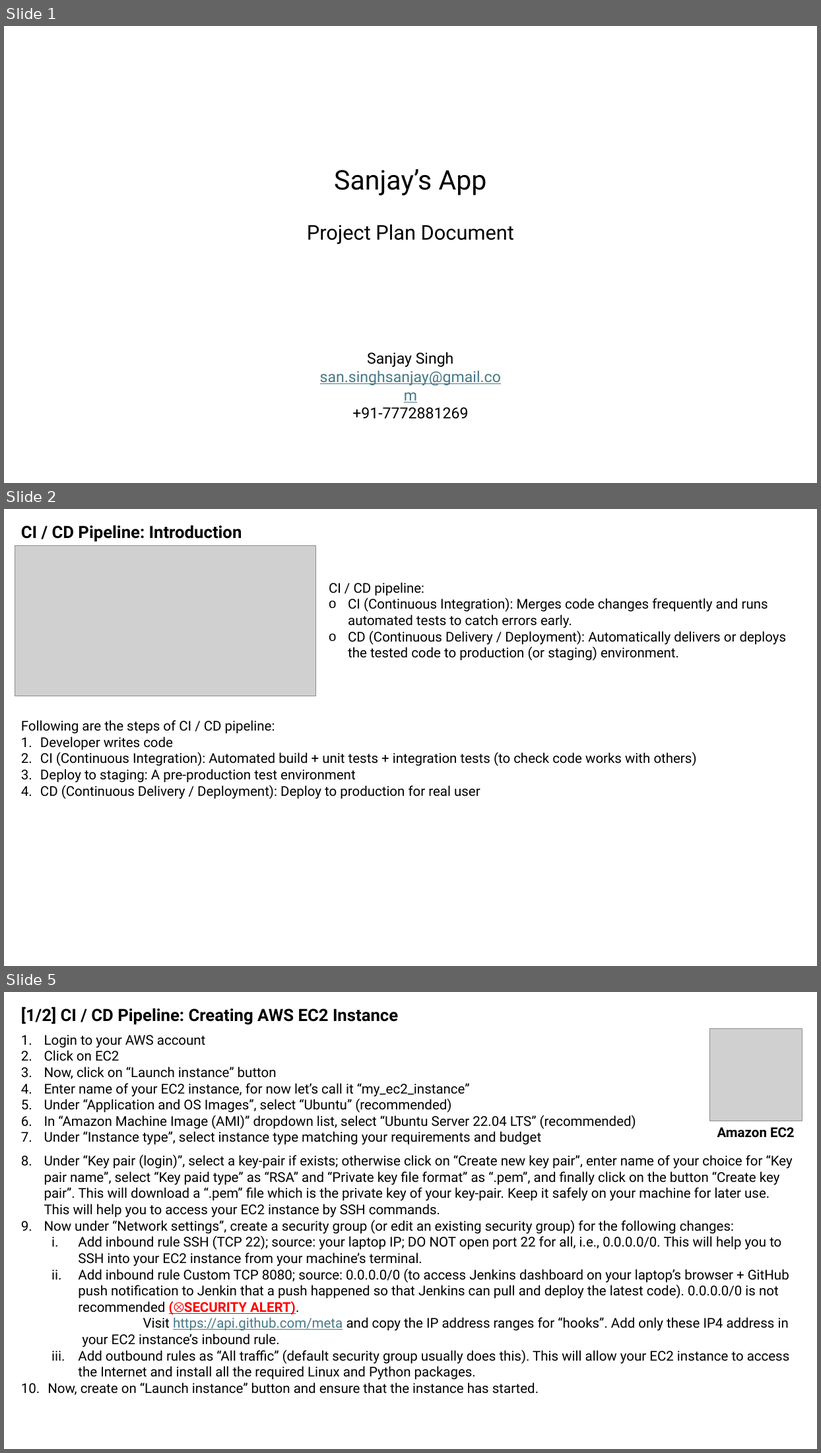
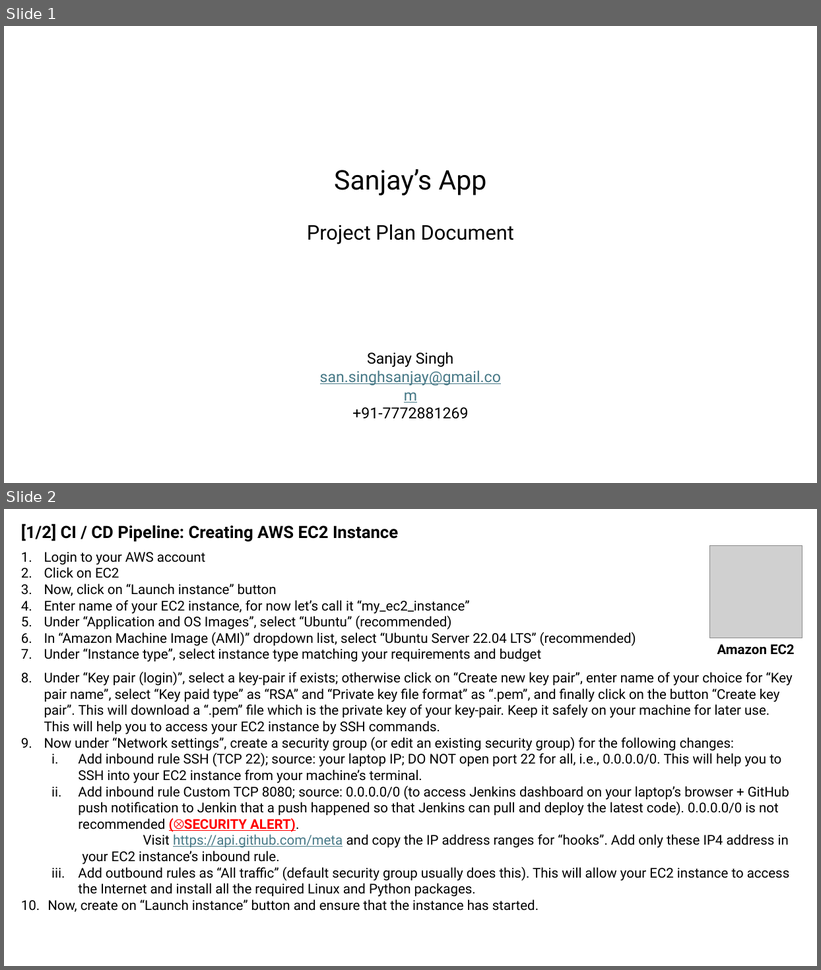
Before and after one commit to sansinghsanjay/sanjays_app, a slide deck: architecture.pptx. Shown one above the other, each under a label of ours: slides 1, 2 and 5 before the commit, slides 1 and 2 after it; the slides between them are not shown. The pictures are 821x1453 and 821x970 pixels, drawn with LibreOffice and Linux fonts; fonts in the diff are those of the drawing; grey boxes stand for pictures. Boxes give left, top, right and bottom in pixels: in the first picture for what was removed or moved away, otherwise in the second. Text is boxed around its words. In the diff, an @@ line names an element or a change of style, - is before the commit and + after.

Commit message:
Squashed commit of the following:
commit 4350a493fed3c8e179b332383307e96cc5a5d469

Date:   Tue Nov 11 21:15:11 2025 +0530

    Update

```diff
--- a/architecture.pptx
+++ b/architecture.pptx
@@ slide 2 removed at (4, 509, 817, 966), background #FFFFFF @@
@@ text removed at (21, 525, 242, 542) @@
-CI / CD Pipeline: Introduction
@@ picture removed at (15, 545, 316, 696) @@
@@ text removed at (329, 582, 787, 661) @@
-CI / CD pipeline:
-o CI (Continuous Integration): Merges code changes frequently and runs automated tests to catch errors early.
-o CD (Continuous Delivery / Deployment): Automatically delivers or deploys the tested code to production (or staging) environment.
@@ text removed at (21, 720, 697, 799) @@
-Following are the steps of CI / CD pipeline:
-  1. Developer writes code
-  2. CI (Continuous Integration): Automated build + unit tests + integration tests (to check code works with others)
-  3. Deploy to staging: A pre-production test environment
-  4. CD (Continuous Delivery / Deployment): Deploy to production for real user
@@ what was slide 5 is now slide 2 @@
```
Also in this commit, not shown: 8 slides added, 12 other slides removed, 3 other files.
